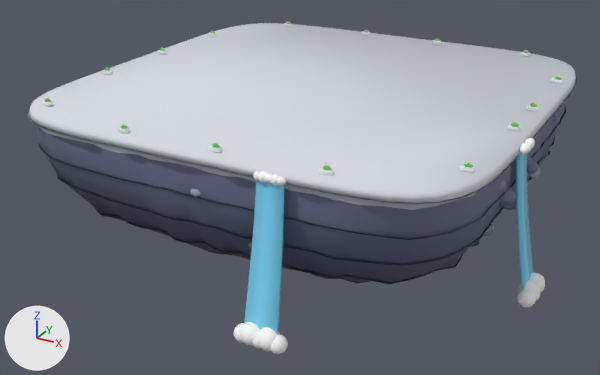
The glTF model art/toy/metro/island.glb, before and after one commit.
The view is the same before and after, from a 50 mm lens placed at (7.92, -15.29, 5.09), pointed at (-0.08, -0.76, -2.17). Lighting does not change. The marker at lower left points along +X, +Y and +Z. The picture after the commit comes second. Vertices at exactly the same position are counted once.

Objects in the first picture: 'top'.
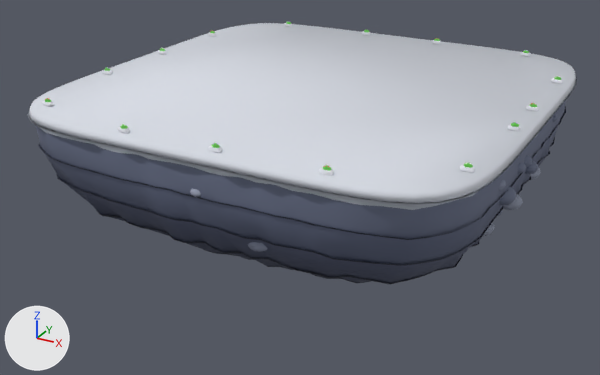
The edits, one by one:
me_top is used by ob_top; location (0.0, 0.0, 0.0).
me_top had 12742 vertices, 24806 faces and spanned x -4.78..5.41, y -5.41..4.78, z -3.58..0.14.
me_top now has 11034 vertices, 21478 faces and spans x -4.78..4.79, y -4.78..4.78, z -3.58..0.14.
me_top part 1: 22 loose pieces with 1708 vertices, spanning x 1.09..5.41, y -5.41..-0.89, z -3.07..-0.01, are deleted.
me_top no longer uses material mat_water.

Boxes [x1, y1, x2, y2] around the edits, measured in the pictures (600 x 375 px):
'top', reshaped (21% shorter): before [27, 21, 577, 354]; after [27, 21, 577, 284]
part 1 of me_top, deleted: before [234, 138, 545, 354]
